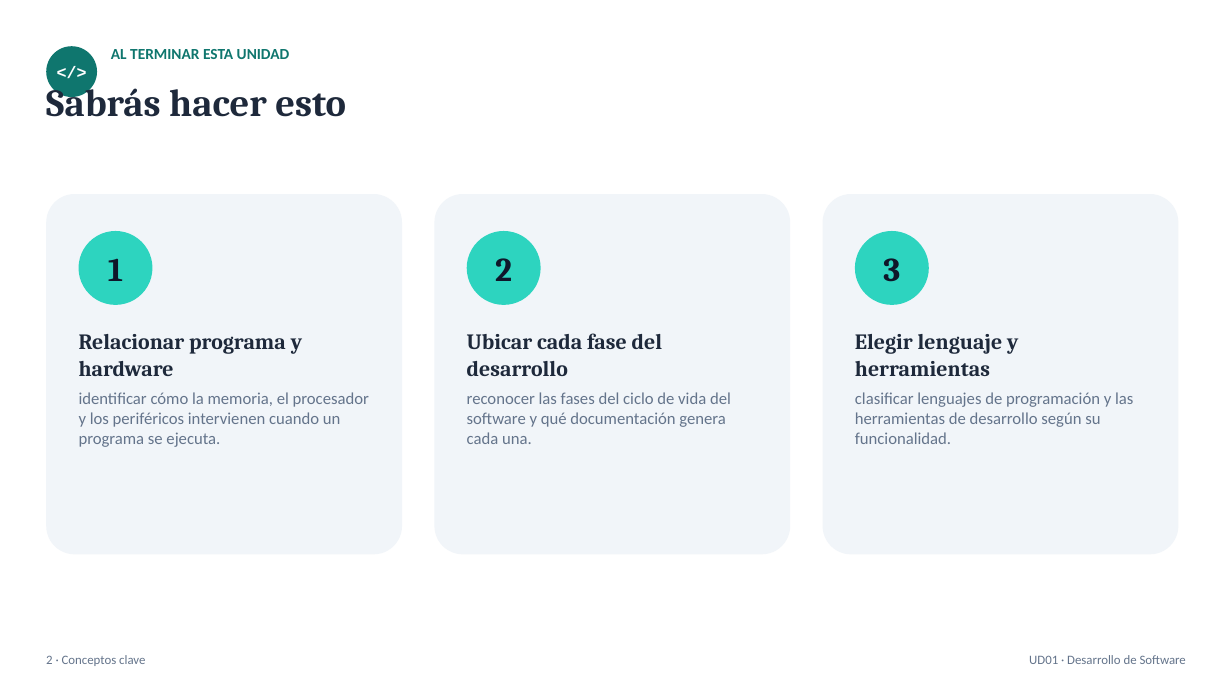
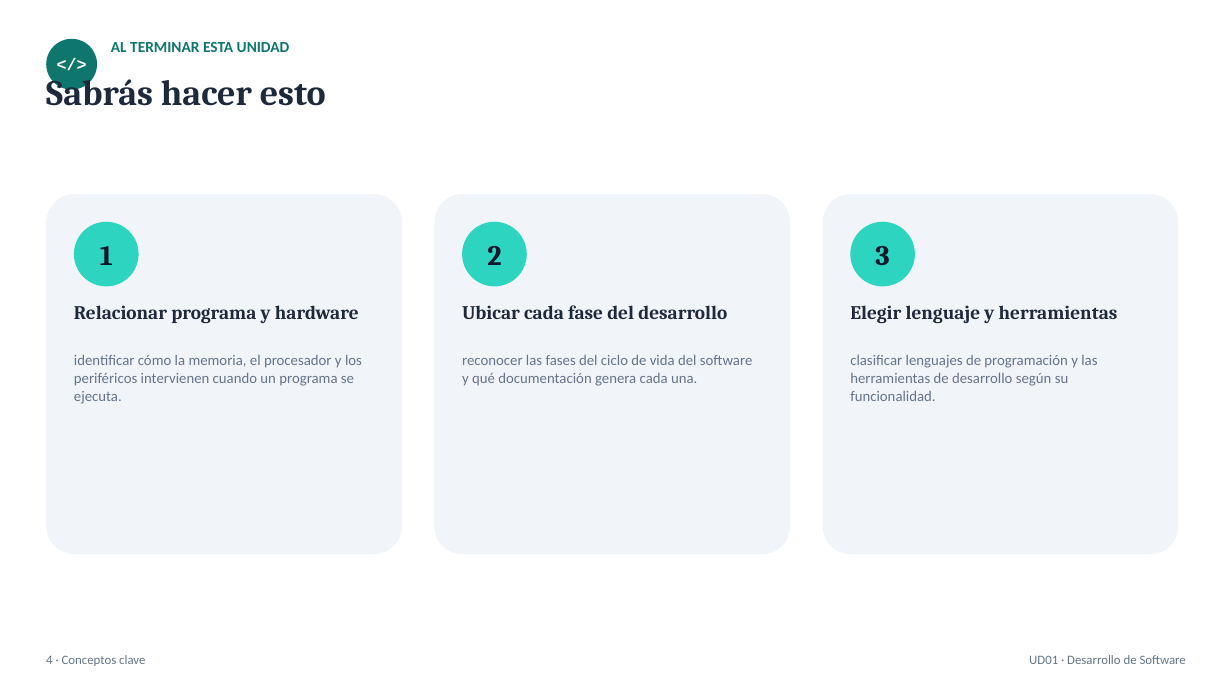
Before and after one commit to noelsueca-coder/temario-lmsgi-ede, a slide deck: slide 4 of EDE/UD01-Desarrollo-Software/UD01_EDE_Desarrollo_Software.pptx (slide 2 before the commit). Drawn at 1232x693 pixels with LibreOffice and Linux fonts; fonts in the diff are those of the drawing. Boxes give left, top, right and bottom in pixels: in the first picture for what was removed or moved away, otherwise in the second. Text is boxed around its words. In the diff, an @@ line names an element or a change of style, - is before the commit and + after.

```diff
--- a/EDE/UD01-Desarrollo-Software/UD01_EDE_Desarrollo_Software.pptx
+++ b/EDE/UD01-Desarrollo-Software/UD01_EDE_Desarrollo_Software.pptx
@@ 2 texts, 1 ellipse moved together from (x1=46, y1=46, x2=290, y2=97) to (x1=46, y1=39, x2=290, y2=90) @@
@@ text "Sabrás hacer esto" moved from (x1=46, y1=82, x2=346, y2=117) to (x1=46, y1=72, x2=326, y2=106) @@
@@ text "Sabrás hacer esto" at (x1=46, y1=72, x2=326, y2=106): size 30 to 28 pt @@
@@ text "1" moved from (x1=108, y1=259, x2=123, y2=281) to (x1=100, y1=246, x2=113, y2=265) @@
@@ ellipse resized from (x1=79, y1=231, x2=152, y2=305) to (x1=74, y1=222, x2=139, y2=287) @@
@@ text "2" moved from (x1=495, y1=258, x2=512, y2=281) to (x1=487, y1=246, x2=501, y2=265) @@
@@ ellipse resized from (x1=467, y1=231, x2=541, y2=305) to (x1=462, y1=222, x2=527, y2=287) @@
@@ size 26 to 22 pt in 3 elements at (x1=100, y1=246, x2=113, y2=265), (x1=487, y1=246, x2=501, y2=265), (x1=875, y1=246, x2=889, y2=265) @@
@@ text "3" moved from (x1=883, y1=258, x2=900, y2=282) to (x1=875, y1=246, x2=889, y2=265) @@
@@ ellipse resized from (x1=855, y1=231, x2=929, y2=305) to (x1=850, y1=222, x2=915, y2=287) @@
@@ text "Relacionar programa y hardware" moved from (x1=79, y1=334, x2=302, y2=376) to (x1=74, y1=305, x2=359, y2=324) @@
@@ text "Ubicar cada fase del desarrollo" moved from (x1=467, y1=333, x2=662, y2=376) to (x1=462, y1=305, x2=727, y2=319) @@
@@ size 17 to 15 pt in 3 elements at (x1=74, y1=305, x2=359, y2=324), (x1=462, y1=305, x2=727, y2=319), (x1=850, y1=305, x2=1118, y2=324) @@
@@ text "Elegir lenguaje y herramientas" moved from (x1=855, y1=334, x2=1018, y2=376) to (x1=850, y1=305, x2=1118, y2=324) @@
@@ text "identificar cómo la memoria, el ..." moved from (x1=79, y1=392, x2=369, y2=447) to (x1=74, y1=355, x2=362, y2=404) @@
@@ text "reconocer las fases del ciclo ..." moved from (x1=467, y1=392, x2=731, y2=444) to (x1=462, y1=355, x2=752, y2=386) @@
@@ size 13 to 11.5 pt in 3 elements at (x1=74, y1=355, x2=362, y2=404), (x1=462, y1=355, x2=752, y2=386), (x1=850, y1=355, x2=1097, y2=401) @@
@@ text "clasificar lenguajes de programación y ..." moved from (x1=855, y1=392, x2=1133, y2=444) to (x1=850, y1=355, x2=1097, y2=401) @@
@@ text at (x1=46, y1=655, x2=145, y2=666): text changed @@
-2 · Conceptos clave
+4 · Conceptos clave
```
Also in this commit, not shown: 8 other slides changed, 31 slides added, 6 slides removed, 2 other files.
